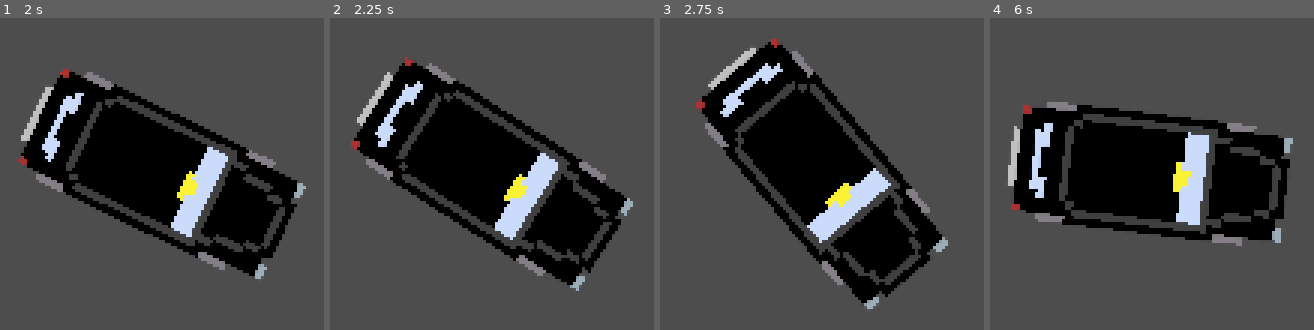
Above: before the commit, frames 1-4 (left to right).
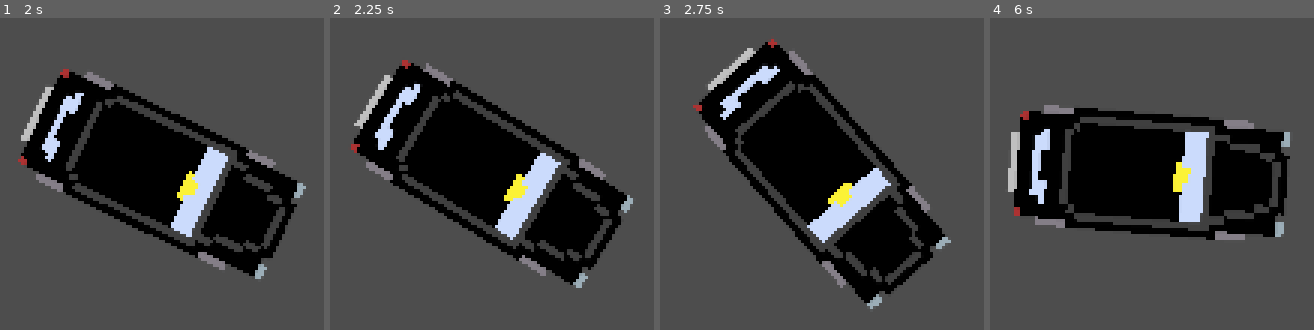
Above: after the commit, the same moments.

Repository: Samwalton9/HackneyCarriage
Game: Godot game, scene res://Map/map.tscn
Same seed, same stepped clock (60 frames per second), same inputs: the game is played once before the commit and once after it.
Inputs:
- Up to frame 1 (2 s): tap Enter at 0.5 s; hold Right (ui_right) 0.53-1.28 s; hold Down (ui_down) from 1.28 s (still down)
- Up to frame 2 (2.25 s): tap Space at 2 s; release Down (ui_down) at 2.03 s; hold Right (ui_right) from 2.03 s (still down)
- Up to frame 3 (2.75 s): keep holding Right (ui_right)
- Up to frame 4 (6 s): release Right (ui_right) at 2.78 s; hold Up (ui_up) 2.78-3.53 s; tap Enter at 3.5 s; hold Left (ui_left) 3.53-5.03 s; hold Down (ui_down) 5.03-5.78 s; tap Space at 5.75 s; hold Right (ui_right) from 5.78 s (still down)

Frame 1 is identical in both runs. In frame 2, 2.6% of the frame differs, in the area x 6-94%, y 12-88%; in frame 3, 2.6%; in frame 4, 5.0%, in the area x 5-94%, y 26-74%.

Commit message:
Left/Right wheel direction instead of rotation

Diff:
--- a/Taxi/taxi.gd
+++ b/Taxi/taxi.gd
@@ -14,11 +14,17 @@
 	var left_right = Input.get_action_strength("ui_right") - Input.get_action_strength("ui_left")
 
 	if left_right > 0:
-		# Right
-		rotation += turn_rate
+		# Wheels right
+		if current_speed >= 0.0:
+			turn_right()
+		else:
+			turn_left()
 	elif left_right < 0:
-		# Left
-		rotation -= turn_rate
+		# Wheels left
+		if current_speed >= 0.0:
+			turn_left()
+		else:
+			turn_right()
 
 	if up_down > 0:
 		# Forwards
@@ -39,3 +45,10 @@
 	$DebugSpeedLabel.velocity = velocity
 
 	move_and_slide()
+
+
+func turn_left() -> void:
+	rotation -= turn_rate
+
+func turn_right() -> void:
+	rotation += turn_rate
